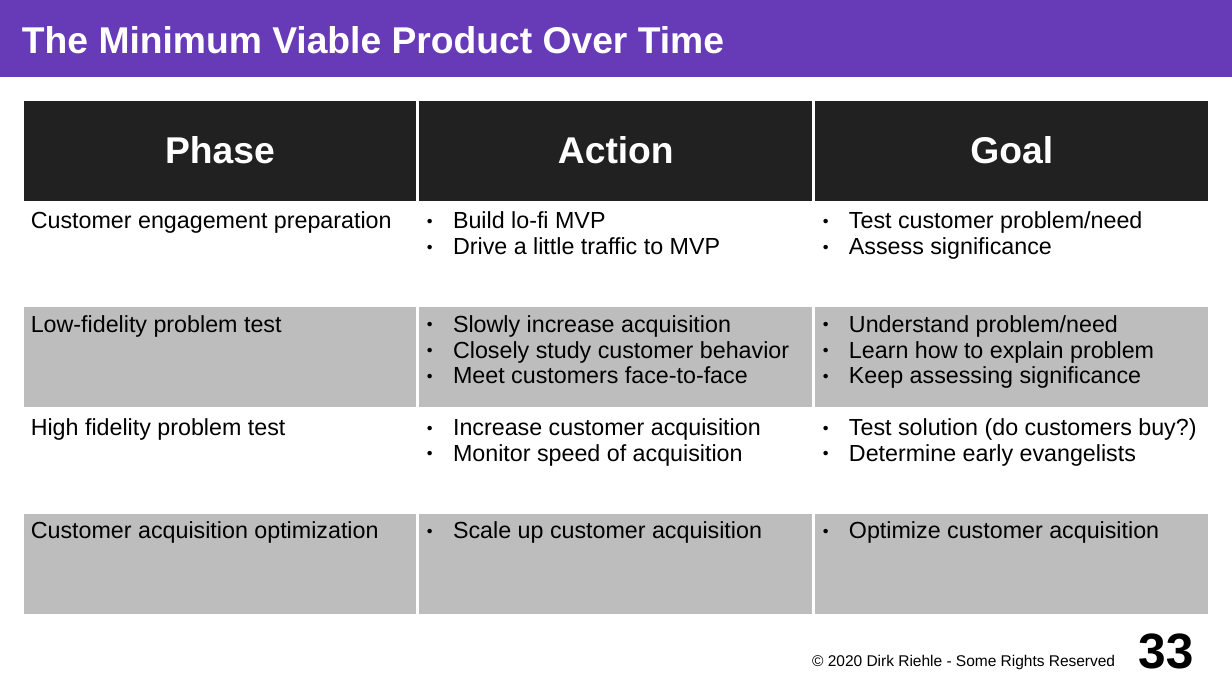
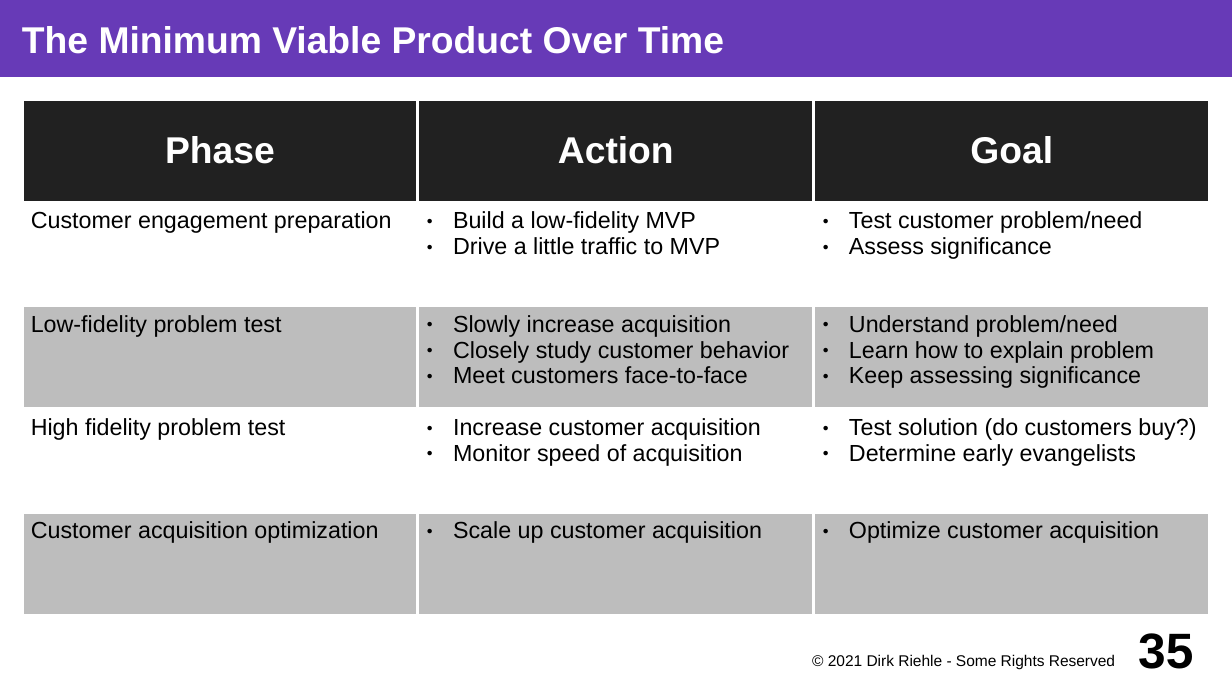
Before and after one commit to dirkriehle/coss-course, a slide deck: slide 35 of Lecture slides/COSS D01 - Software Startups.odp (slide 33 before the commit). Drawn at 1232x693 pixels with LibreOffice and Linux fonts; fonts in the diff are those of the drawing. Boxes give left, top, right and bottom in pixels: in the first picture for what was removed or moved away, otherwise in the second. Text is boxed around its words. In the diff, an @@ line names an element or a change of style, - is before the commit and + after.

```diff
--- a/Lecture slides/COSS D01 - Software Startups.odp
+++ b/Lecture slides/COSS D01 - Software Startups.odp
@@ table at [22,99,1210,616] @@
-row 2, column 2: Build lo-fi MVP / Drive a little traffic to MVP
+row 2, column 2: Build a low-fidelity MVP / Drive a little traffic to MVP
@@ text at [828,654,1115,670]: text changed @@
-© 2020 Dirk Riehle - Some Rights Reserved
+© 2021 Dirk Riehle - Some Rights Reserved
@@ page number at [1138,633,1193,669]: text changed @@
-33
+35
```
Also in this commit, not shown: 45 other slides changed, 2 slides added, 5 other files.
